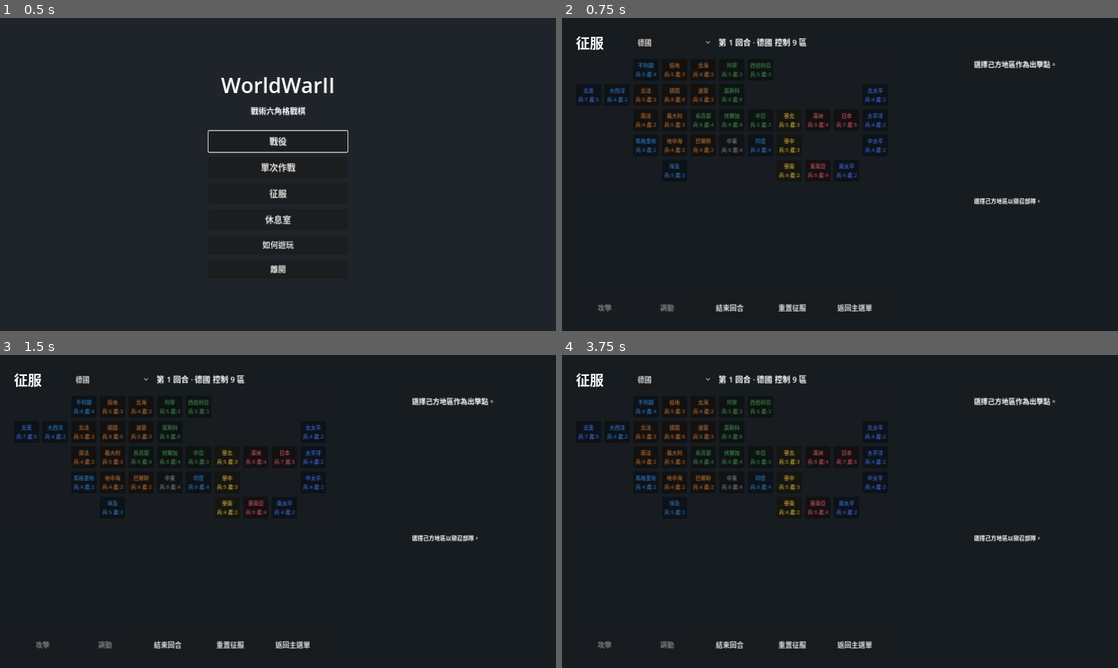
Above: before the commit, frames 1-4 (two rows, left to right).
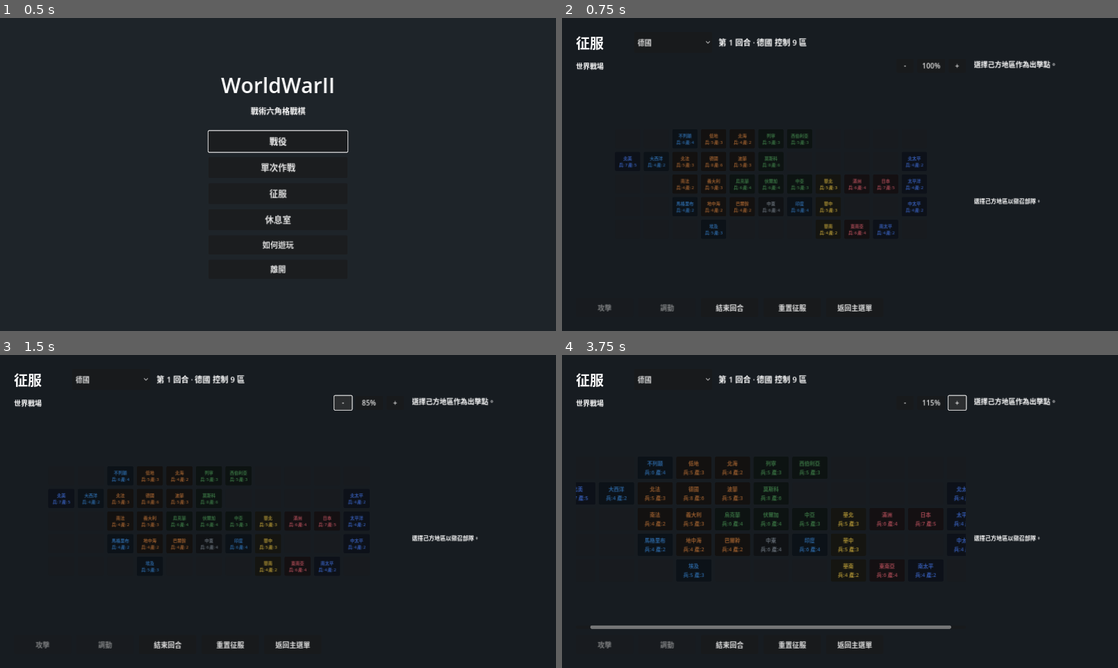
Above: after the commit, the same moments.

Repository: Fischer-Zhang/WorldWarII
Game: Godot game, scene res://scenes/main_menu.tscn
Two runs of this game, one before a commit and one after it. Both use one fixed random seed, a clock stepped at 60 frames per second and the inputs below.
Inputs (mouse positions are in pixels of both pictures, inside the frame that each line leads up to):
- Up to frame 1 (0.5 s): no input
- Up to frame 2 (0.75 s): click "征服" at 0.5 s
- Up to frame 3 (1.5 s): click (344, 401) at 1.25 s, where only the run after the commit has a clickable "-"
- Up to frame 4 (3.75 s): click (928, 401) at 2 s, where only the run after the commit has a clickable "85%"; click (928, 401) at 2.75 s, where only the run after the commit has a clickable "100%"; click (956, 401) at 3.5 s, where only the run after the commit has a clickable "+"

Frame 1 is identical in both runs. In frame 2, 3.7% of the frame differs, in the area x 2-72%, y 14-70%; in frame 3, 3.8%; in frame 4, 5.0%, in the area x 2-73%, y 12-88%.

Commit message:
Add conquest map zoom controls

Diff:
--- a/scenes/conquest.tscn
+++ b/scenes/conquest.tscn
@@ -50,8 +50,40 @@
 
 [node name="MapPanel" type="VBoxContainer" parent="Margin/VBox/Body"]
 size_flags_horizontal = 3
+theme_override_constants/separation = 8
 
-[node name="MapGrid" type="GridContainer" parent="Margin/VBox/Body/MapPanel"]
+[node name="MapToolbar" type="HBoxContainer" parent="Margin/VBox/Body/MapPanel"]
+theme_override_constants/separation = 8
+
+[node name="MapTitle" type="Label" parent="Margin/VBox/Body/MapPanel/MapToolbar"]
+size_flags_horizontal = 3
+theme_override_font_sizes/font_size = 16
+text = "世界戰場"
+vertical_alignment = 1
+
+[node name="ZoomOutButton" type="Button" parent="Margin/VBox/Body/MapPanel/MapToolbar"]
+custom_minimum_size = Vector2(40, 32)
+text = "-"
+
+[node name="ZoomResetButton" type="Button" parent="Margin/VBox/Body/MapPanel/MapToolbar"]
+custom_minimum_size = Vector2(64, 32)
+text = "100%"
+
+[node name="ZoomInButton" type="Button" parent="Margin/VBox/Body/MapPanel/MapToolbar"]
+custom_minimum_size = Vector2(40, 32)
+text = "+"
+
+[node name="MapScroll" type="ScrollContainer" parent="Margin/VBox/Body/MapPanel"]
+size_flags_horizontal = 3
+size_flags_vertical = 3
+horizontal_scroll_mode = 1
+vertical_scroll_mode = 1
+
+[node name="MapCenter" type="CenterContainer" parent="Margin/VBox/Body/MapPanel/MapScroll"]
+size_flags_horizontal = 3
+size_flags_vertical = 3
+
+[node name="MapGrid" type="GridContainer" parent="Margin/VBox/Body/MapPanel/MapScroll/MapCenter"]
 size_flags_horizontal = 3
 size_flags_vertical = 3
 theme_override_constants/h_separation = 8
--- a/scripts/ui/conquest.gd
+++ b/scripts/ui/conquest.gd
@@ -9,7 +9,12 @@
 @onready var title_label: Label = $Margin/VBox/Header/Title
 @onready var country_option: OptionButton = $Margin/VBox/Header/CountryOption
 @onready var turn_label: Label = $Margin/VBox/Header/TurnLabel
-@onready var map_grid: GridContainer = $Margin/VBox/Body/MapPanel/MapGrid
+@onready var map_scroll: ScrollContainer = $Margin/VBox/Body/MapPanel/MapScroll
+@onready var map_center: CenterContainer = $Margin/VBox/Body/MapPanel/MapScroll/MapCenter
+@onready var map_grid: GridContainer = $Margin/VBox/Body/MapPanel/MapScroll/MapCenter/MapGrid
+@onready var zoom_out_button: Button = $Margin/VBox/Body/MapPanel/MapToolbar/ZoomOutButton
+@onready var zoom_reset_button: Button = $Margin/VBox/Body/MapPanel/MapToolbar/ZoomResetButton
+@onready var zoom_in_button: Button = $Margin/VBox/Body/MapPanel/MapToolbar/ZoomInButton
 @onready var detail_label: RichTextLabel = $Margin/VBox/Body/DetailPanel/Detail
 @onready var recruit_list: VBoxContainer = $Margin/VBox/Body/DetailPanel/RecruitScroll/RecruitList
 @onready var attack_button: Button = $Margin/VBox/Actions/AttackButton
@@ -26,12 +31,21 @@
 var _refreshing_country := false
 var _map_button_size := Vector2(116, 74)
 var _map_columns := 9
+var _map_rows := 5
+var _map_zoom := 1.0
+const MAP_ZOOM_MIN := 0.75
+const MAP_ZOOM_MAX := 1.65
+const MAP_ZOOM_STEP := 0.15
 
 func _ready() -> void:
 	state = CampaignManager.load_state()
 	ConquestManager.conquest_state(state, DataLoader.conquest_map)
 	var return_message := _apply_pending_battle_result()
 	_build_country_options()
+	zoom_out_button.pressed.connect(_on_zoom_out_pressed)
+	zoom_reset_button.pressed.connect(_on_zoom_reset_pressed)
+	zoom_in_button.pressed.connect(_on_zoom_in_pressed)
+	map_scroll.gui_input.connect(_on_map_scroll_gui_input)
 	attack_button.pressed.connect(_on_attack_pressed)
 	transfer_button.pressed.connect(_on_transfer_pressed)
 	end_turn_button.pressed.connect(_on_end_turn_pressed)
@@ -83,15 +97,16 @@
 	var regions: Dictionary = conquest.get("regions", {})
 	var supply_status := ConquestSupply.status_by_region(regions)
 	_map_columns = _map_width(DataLoader.conquest_map, regions)
-	var map_rows := _map_height(DataLoader.conquest_map, regions)
+	_map_rows = _map_height(DataLoader.conquest_map, regions)
 	map_grid.columns = _map_columns
 	_update_map_button_size()
-	for y in range(map_rows):
+	for y in range(_map_rows):
 		for x in range(_map_columns):
 			var region := _region_at(regions, x, y)
 			var btn := Button.new()
 			btn.custom_minimum_size = _map_button_size
-			btn.add_theme_font_size_override("font_size", 12 if _map_button_size.x < 100.0 else 14)
+			var map_font_size := 10 if _map_button_size.x < 64.0 else (12 if _map_button_size.x < 100.0 else 14)
+			btn.add_theme_font_size_override("font_size", map_font_size)
 			if region.is_empty():
 				btn.text = ""
 				btn.disabled = true
@@ -123,6 +138,8 @@
 				btn.disabled = false
 				btn.pressed.connect(func(): _select_region(rid))
 			map_grid.add_child(btn)
+	_update_zoom_controls()
+	_center_map_deferred()
 	_update_detail()
 
 func _update_map_button_size() -> void:
@@ -132,7 +149,54 @@
 	var grid_gap: float = 8.0
 	var available_width: float = body_width - detail_width - body_sep - grid_gap * float(max(0, _map_columns - 1))
 	var cell_width: float = clamp(floor(available_width / float(max(1, _map_columns))), 58.0, 116.0)
-	_map_button_size = Vector2(cell_width, clamp(floor(cell_width * 0.64), 48.0, 74.0))
+	var zoomed_width: float = floor(cell_width * _map_zoom)
+	_map_button_size = Vector2(zoomed_width, clamp(floor(zoomed_width * 0.64), 44.0, 122.0))
+	var grid_width: float = _map_button_size.x * float(_map_columns) + grid_gap * float(max(0, _map_columns - 1))
+	var grid_height: float = _map_button_size.y * float(_map_rows) + grid_gap * float(max(0, _map_rows - 1))
+	map_center.custom_minimum_size = Vector2(grid_width, grid_height)
+
+func _set_map_zoom(value: float) -> void:
+	var old_zoom := _map_zoom
+	_map_zoom = clampf(snappedf(value, 0.01), MAP_ZOOM_MIN, MAP_ZOOM_MAX)
+	if absf(_map_zoom - old_zoom) < 0.001:
+		return
+	_rebuild()
+
+func _on_zoom_out_pressed() -> void:
+	_set_map_zoom(_map_zoom - MAP_ZOOM_STEP)
+
+func _on_zoom_reset_pressed() -> void:
+	_set_map_zoom(1.0)
+
+func _on_zoom_in_pressed() -> void:
+	_set_map_zoom(_map_zoom + MAP_ZOOM_STEP)
+
+func _on_map_scroll_gui_input(event: InputEvent) -> void:
+	if event is InputEventMouseButton and bool(event.pressed):
+		var mb := event as InputEventMouseButton
+		if mb.button_index == MOUSE_BUTTON_WHEEL_UP:
+			_set_map_zoom(_map_zoom + MAP_ZOOM_STEP)
+			map_scroll.accept_event()
+		elif mb.button_index == MOUSE_BUTTON_WHEEL_DOWN:
+			_set_map_zoom(_map_zoom - MAP_ZOOM_STEP)
+			map_scroll.accept_event()
+
+func _update_zoom_controls() -> void:
+	var pct := int(round(_map_zoom * 100.0))
+	zoom_reset_button.text = "%d%%" % pct
+	zoom_out_button.disabled = _map_zoom <= MAP_ZOOM_MIN + 0.001
+	zoom_in_button.disabled = _map_zoom >= MAP_ZOOM_MAX - 0.001
+	zoom_out_button.tooltip_text = "縮小世界地圖。"
+	zoom_reset_button.tooltip_text = "重設世界地圖縮放。"
+	zoom_in_button.tooltip_text = "放大世界地圖。"
+
+func _center_map_deferred() -> void:
+	call_deferred("_center_map_scroll")
+
+func _center_map_scroll() -> void:
+	await get_tree().process_frame
+	map_scroll.scroll_horizontal = int(max(0.0, (map_center.size.x - map_scroll.size.x) * 0.5))
+	map_scroll.scroll_vertical = int(max(0.0, (map_center.size.y - map_scroll.size.y) * 0.5))
 
 func _clear_map() -> void:
 	for child in map_grid.get_children():
--- a/tests/test_ui_smoke.gd
+++ b/tests/test_ui_smoke.gd
@@ -93,7 +93,14 @@
 		"scenario_id": "",
 		"campaign_mode": false,
 		"conquest_mode": true,
-		"required": ["Margin/VBox/Body/MapPanel/MapGrid", "Margin/VBox/Actions/AttackButton", "Margin/VBox/Actions/EndTurnButton"],
+		"required": [
+			"Margin/VBox/Body/MapPanel/MapToolbar/ZoomOutButton",
+			"Margin/VBox/Body/MapPanel/MapToolbar/ZoomResetButton",
+			"Margin/VBox/Body/MapPanel/MapToolbar/ZoomInButton",
+			"Margin/VBox/Body/MapPanel/MapScroll/MapCenter/MapGrid",
+			"Margin/VBox/Actions/AttackButton",
+			"Margin/VBox/Actions/EndTurnButton",
+		],
 	},
 ]
 
--- a/tests/test_ui_workflows.gd
+++ b/tests/test_ui_workflows.gd
@@ -562,5 +562,21 @@
 	_expect("conquest order-independent selection", scene.selected_region_id == own_id and scene.target_region_id == enemy_id)
 	_expect("conquest tactical preview", detail.contains("戰術作戰") or detail.contains("出擊地沒有駐軍"))
 	_expect("conquest attack tooltip", String(scene.get_node("Margin/VBox/Actions/AttackButton").tooltip_text) != "")
+	var zoom_in: Button = scene.get_node("Margin/VBox/Body/MapPanel/MapToolbar/ZoomInButton")
+	var zoom_reset: Button = scene.get_node("Margin/VBox/Body/MapPanel/MapToolbar/ZoomResetButton")
+	var before_size: Vector2 = scene._map_button_size
+	zoom_in.pressed.emit()
+	await process_frame
+	await process_frame
+	_expect("conquest map zoom in grows cells", scene._map_button_size.x > before_size.x)
+	zoom_reset.pressed.emit()
+	await process_frame
+	await process_frame
+	_expect("conquest map zoom reset label", String(zoom_reset.text) == "100%")
+	var map_scroll: ScrollContainer = scene.get_node("Margin/VBox/Body/MapPanel/MapScroll")
+	var map_center: CenterContainer = scene.get_node("Margin/VBox/Body/MapPanel/MapScroll/MapCenter")
+	var can_scroll_x: bool = map_center.size.x > map_scroll.size.x
+	var centered_x: bool = not can_scroll_x or scene._map_zoom > 1.0 or map_scroll.scroll_horizontal > 0
+	_expect("conquest map has centered scroll area", centered_x)
 	await _free_scene(scene)
 	_restore_campaign_save(save_snapshot)
